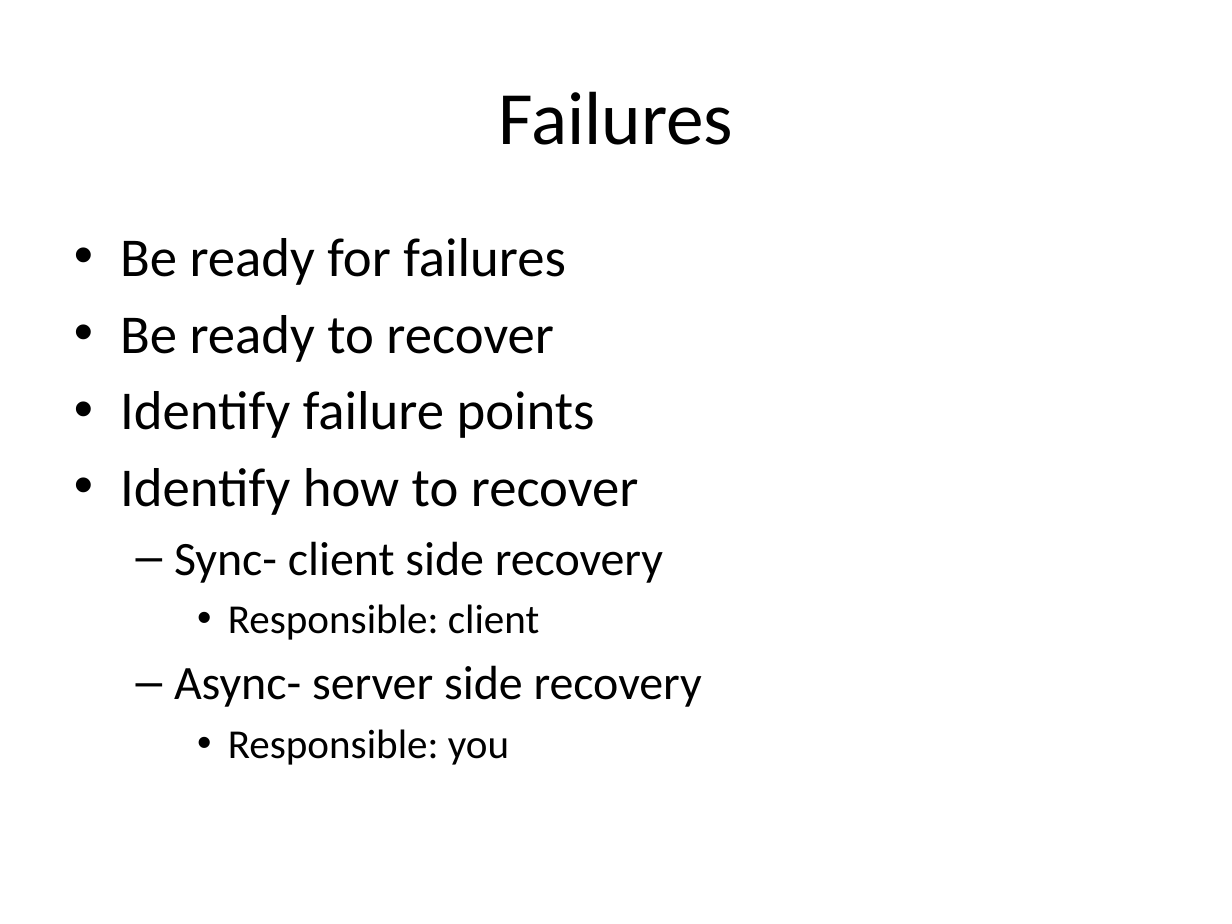
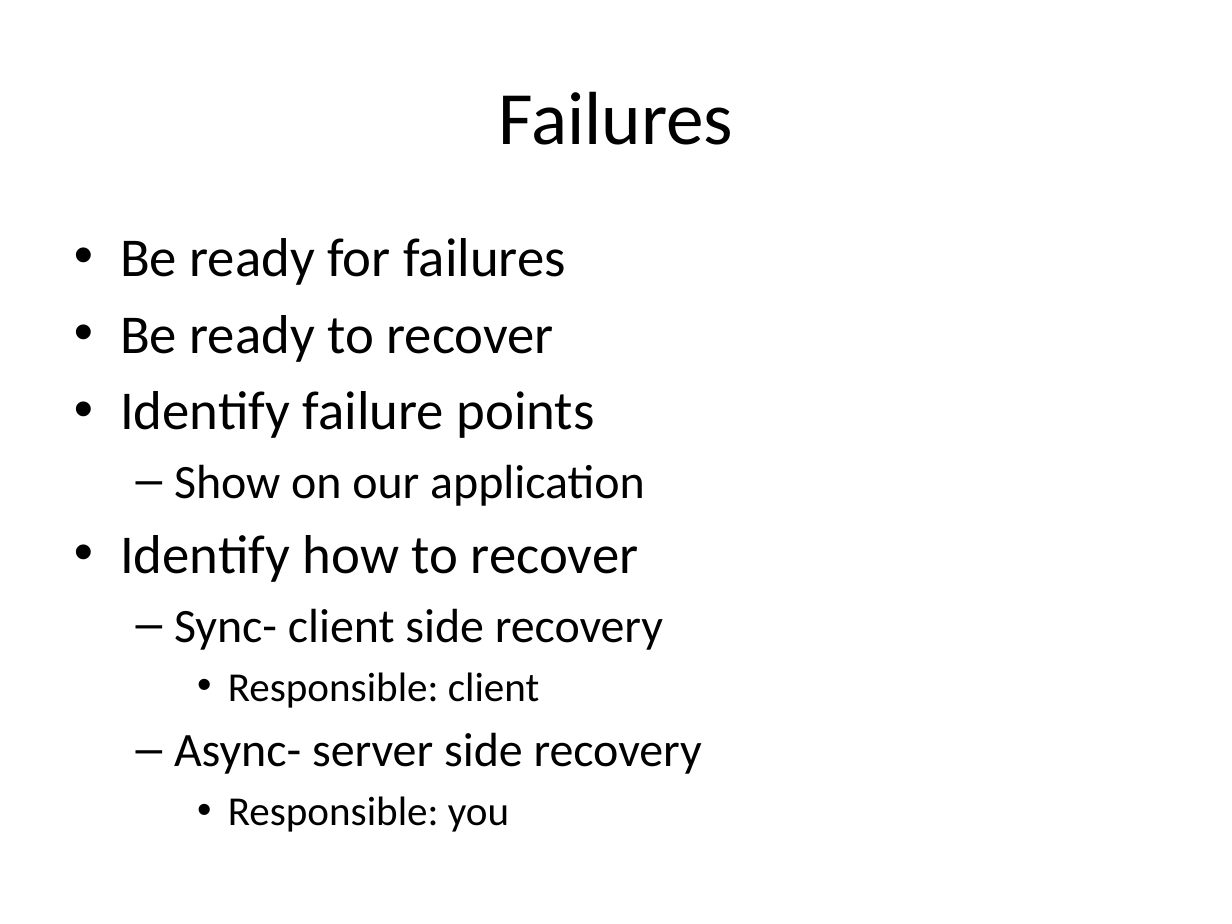
Before and after one commit to vitali-kviatkouski/personal, a slide deck: slide 10 of Microservices.pptx. Drawn at 1232x924 pixels with LibreOffice and Linux fonts; fonts in the diff are those of the drawing. Boxes give left, top, right and bottom in pixels: in the first picture for what was removed or moved away, otherwise in the second. Text is boxed around its words. In the diff, an @@ line names an element or a change of style, - is before the commit and + after.

```diff
--- a/Microservices.pptx
+++ b/Microservices.pptx
@@ text at (174,464,644,506): paragraph added @@
+  – Show on our application
```
Also in this commit, not shown: 4 other slides changed, 1 slide added.
